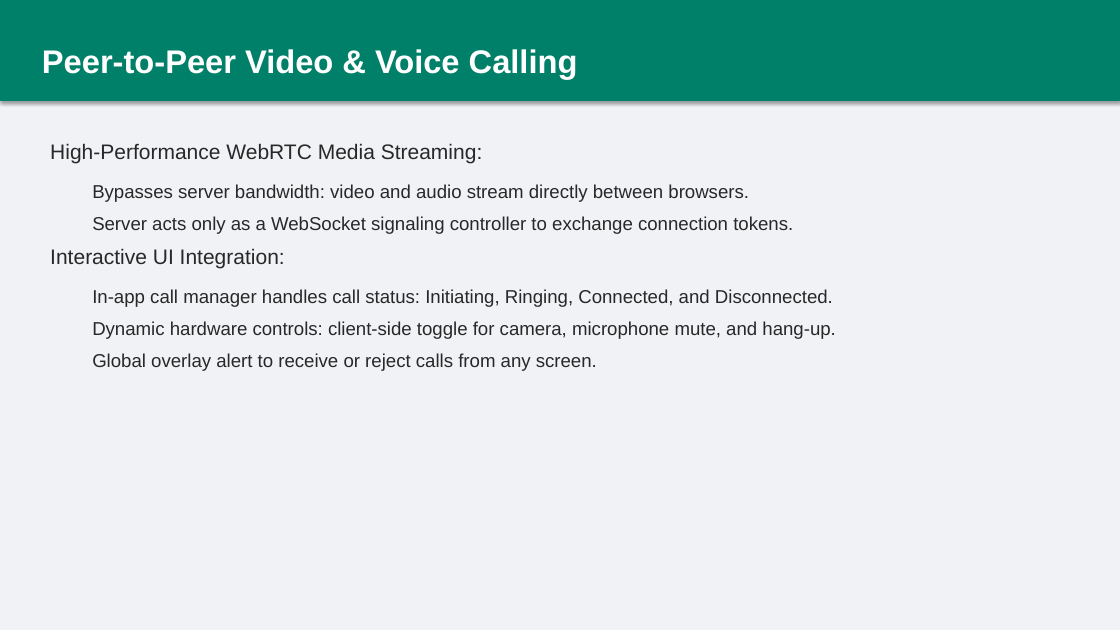
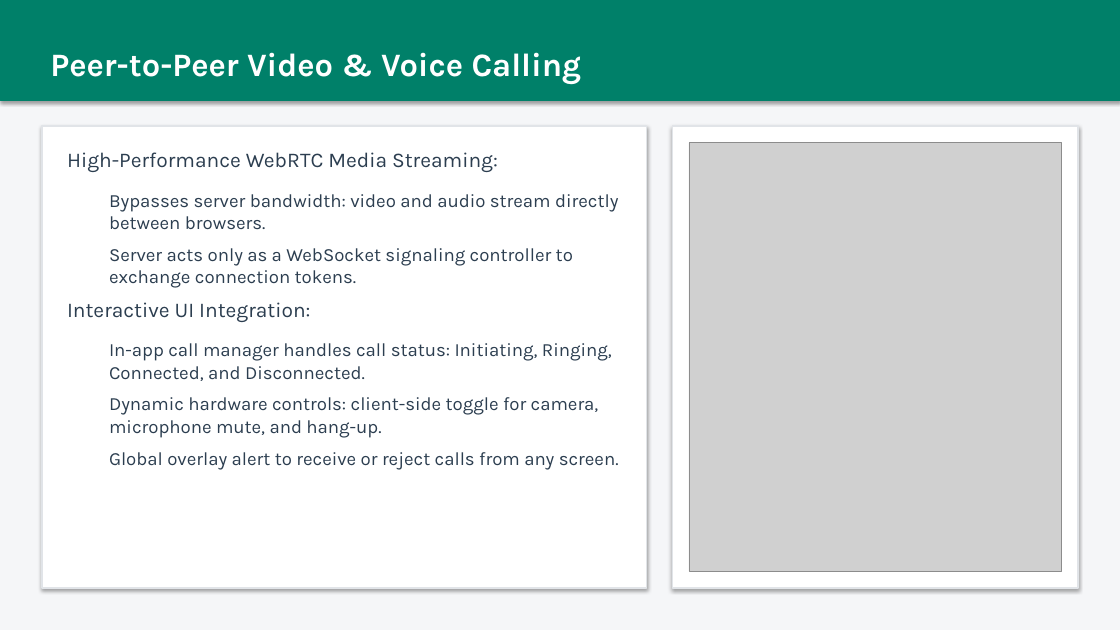
Before and after one commit to Stephen789201/whatsapp-clone, a slide deck: slide 6 of Talkies_Project_Presentation.pptx. Drawn at 1120x630 pixels with LibreOffice and Linux fonts; fonts in the diff are those of the drawing; grey boxes stand for pictures. Boxes give left, top, right and bottom in pixels: in the first picture for what was removed or moved away, otherwise in the second. Text is boxed around its words. In the diff, an @@ line names an element or a change of style, - is before the commit and + after.

```diff
--- a/Talkies_Project_Presentation.pptx
+++ b/Talkies_Project_Presentation.pptx
@@ background #F0F2F5 to #F5F6F8 @@
@@ rectangle "Peer-to-Peer Video & Voice Calling" at (0,0,1120,101): font Arial to Karla @@
@@ rectangle added at (42,126,647,588), fill #FFFFFF, outline #E1E4E8 1 pt @@
@@ text "High-Performance WebRTC Media Streaming:": place and size @@
-text "High-Performance WebRTC Media Streaming:" at (50,143,835,371)
+text "High-Performance WebRTC Media Streaming:" at (67,152,619,470)
@@ text "High-Performance WebRTC Media Streaming:" at (67,152,619,470): font Arial to Karla, text colour #282828 to #2C3E50 @@
@@ rectangle added at (672,126,1078,588), fill #FFFFFF, outline #E1E4E8 1 pt @@
@@ picture added at (689,143,1061,571) @@
```
Also in this commit, not shown: 9 other slides changed, 3 other files.
